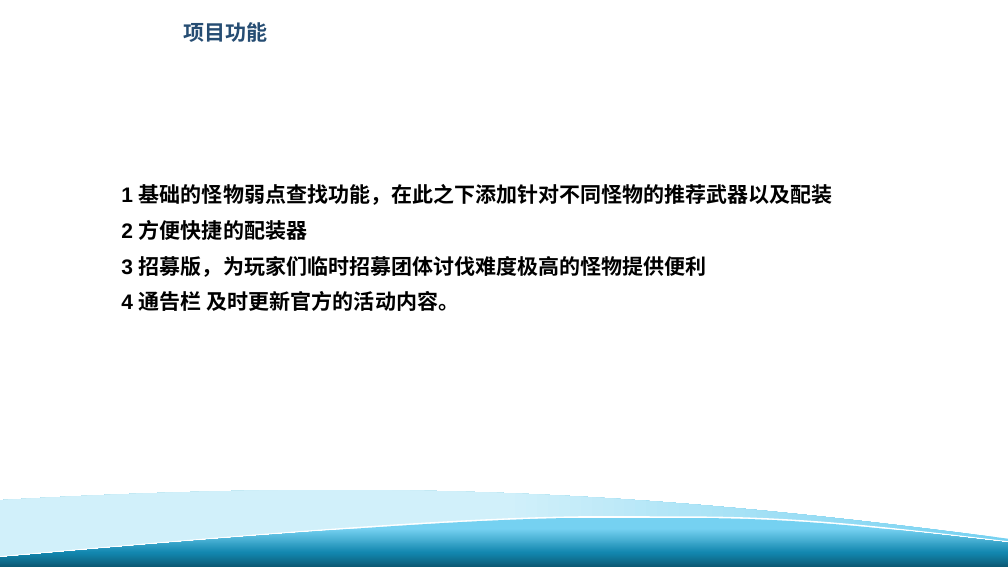
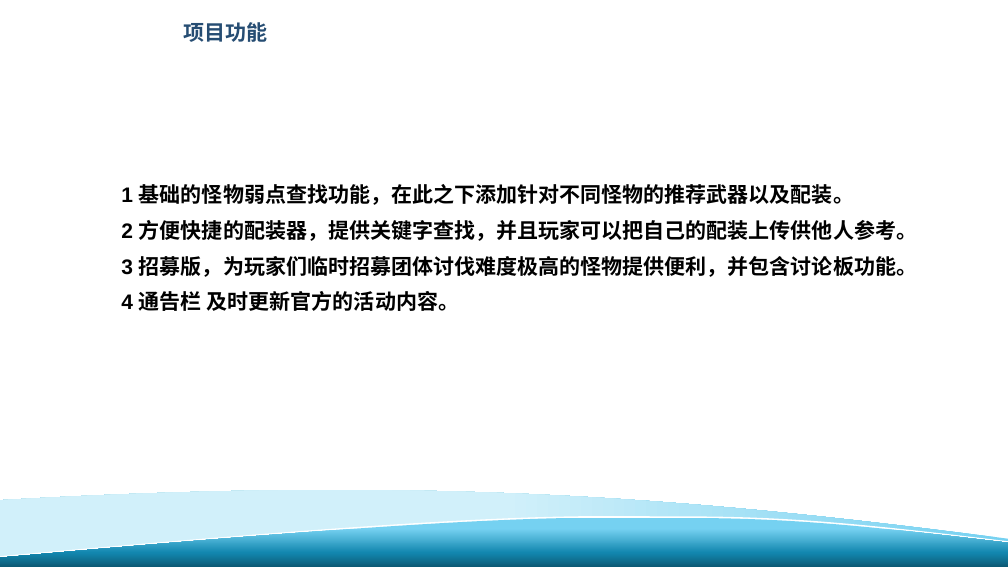
Before and after one commit to davejunction/MHWhelper, a slide deck: slide 7 of SE2019春-G24-项目计划书.pptx. Drawn at 1008x567 pixels with LibreOffice and Linux fonts; fonts in the diff are those of the drawing; background and template pictures are left out. Boxes give left, top, right and bottom in pixels: in the first picture for what was removed or moved away, otherwise in the second. Text is boxed around its words. In the diff, an @@ line names an element or a change of style, - is before the commit and + after.

```diff
--- a/SE2019春-G24-项目计划书.pptx
+++ b/SE2019春-G24-项目计划书.pptx
@@ text at [121, 184, 917, 277]: text changed @@
-1 基础的怪物弱点查找功能，在此之下添加针对不同怪物的推荐武器以及配装
-2 方便快捷的配装器
-3 招募版，为玩家们临时招募团体讨伐难度极高的怪物提供便利
+1 基础的怪物弱点查找功能，在此之下添加针对不同怪物的推荐武器以及配装。
+2 方便快捷的配装器，提供关键字查找，并且玩家可以把自己的配装上传供他人参考。
+3 招募版，为玩家们临时招募团体讨伐难度极高的怪物提供便利，并包含讨论板功能。
```
Also in this commit, not shown: 2 other slides changed, 3 slides added, 1 slide removed.
